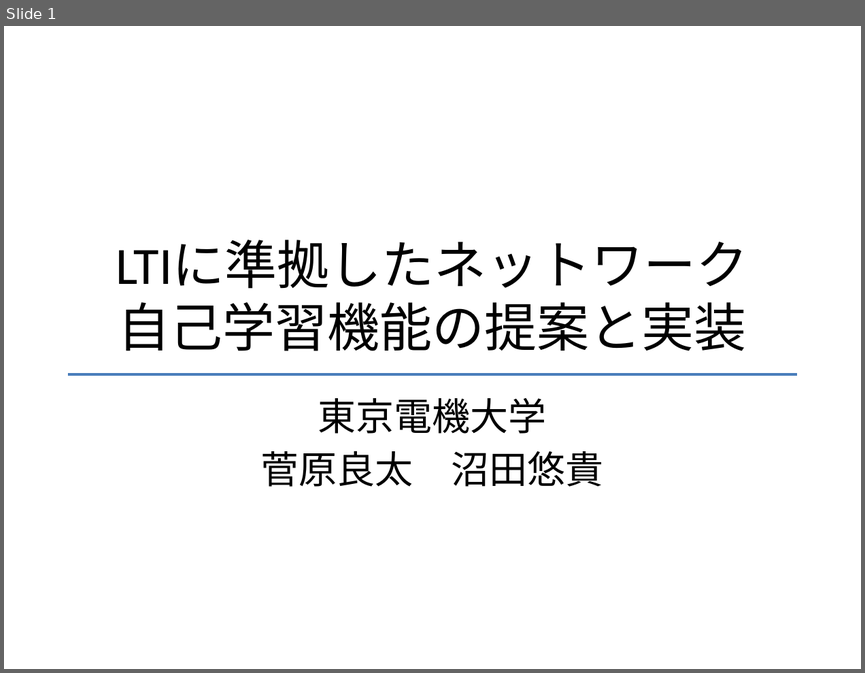
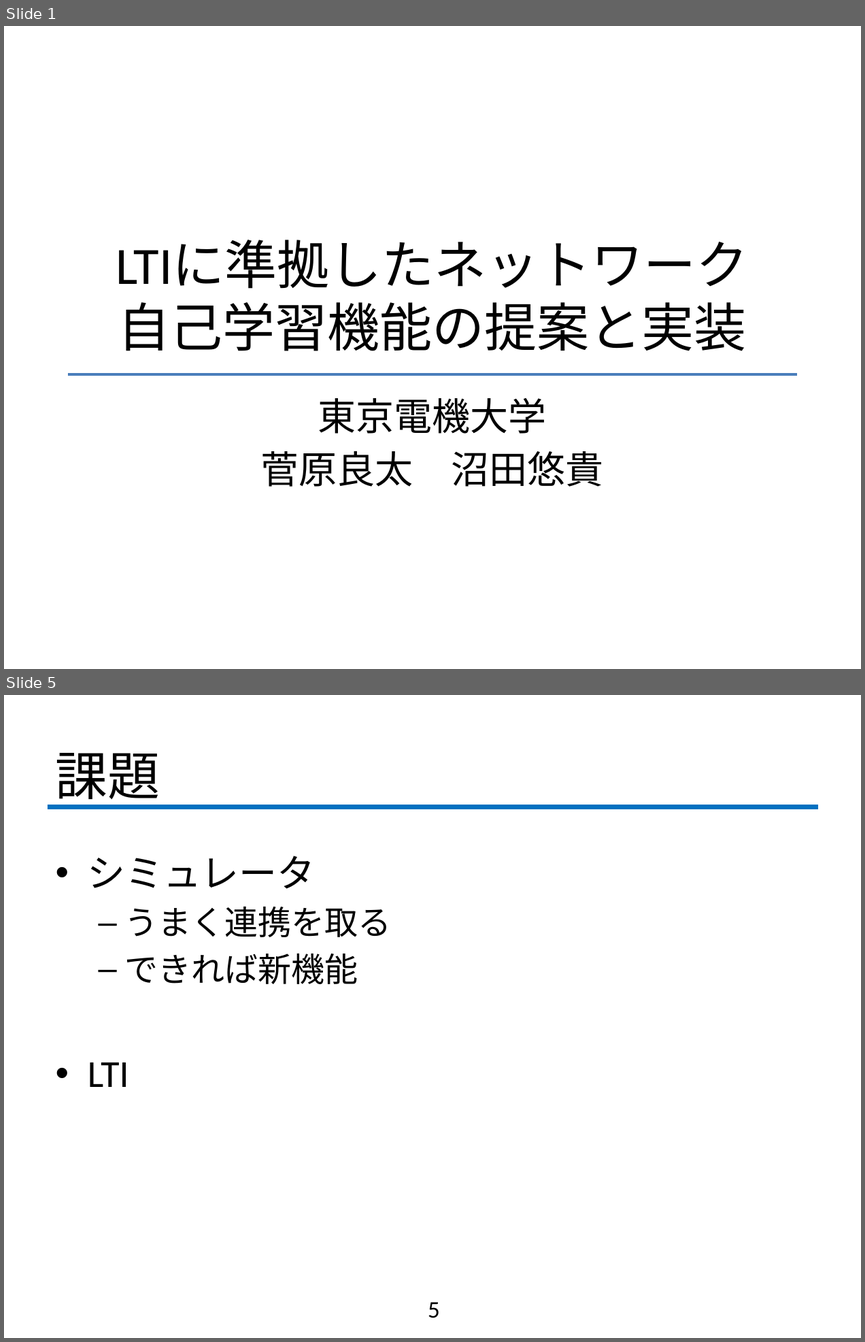
Before and after one commit to fujiLabo/fuji_simu, a slide deck: 1225進捗(numa).pptx. Shown one above the other, each under a label of ours: slide 1 before the commit, slides 1 and 5 after it; the slides between them are not shown. The pictures are 865x673 and 865x1342 pixels, drawn with LibreOffice and Linux fonts; fonts in the diff are those of the drawing; background and template pictures are left out. Boxes give left, top, right and bottom in pixels: in the first picture for what was removed or moved away, otherwise in the second. Text is boxed around its words. In the diff, an @@ line names an element or a change of style, - is before the commit and + after.

```diff
--- a/1225進捗(numa).pptx
+++ b/1225進捗(numa).pptx
@@ slide 5 added at bbox=[4, 695, 861, 1338], background #FFFFFF @@
@@ title added at bbox=[56, 753, 160, 808], 44 pt, text #000000 @@
+課題
@@ line added from (48, 807) to (818, 807), #0070C0 4 pt @@
@@ text added at bbox=[88, 855, 391, 1087], 28 pt, text #000000 @@
+• シミュレータ
+  – うまく連携を取る
+  – できれば新機能
+• LTI
@@ page number added at bbox=[428, 1302, 440, 1318], 20 pt, text #000000 @@
+5
```
Also in this commit, not shown: 3 other slides added.
